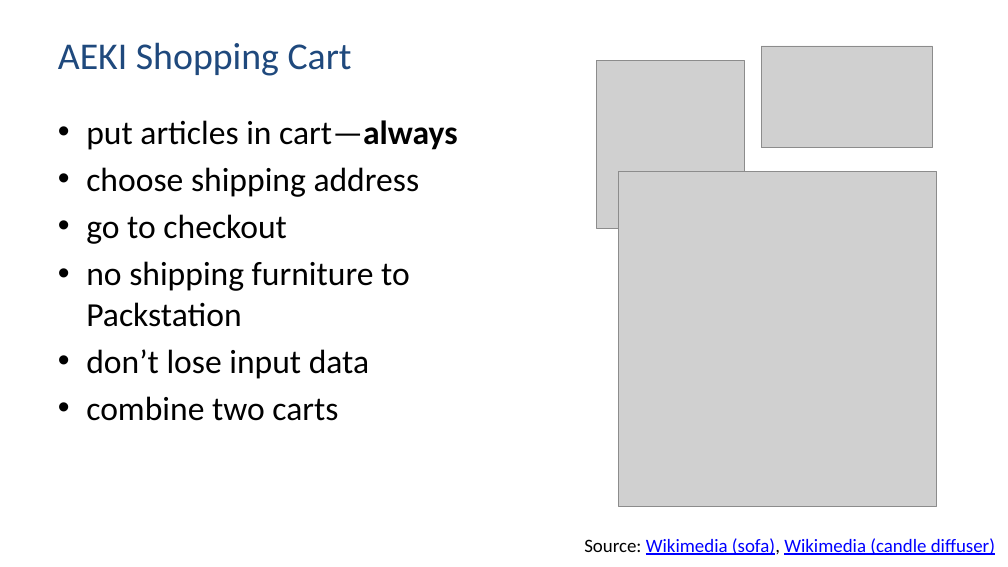
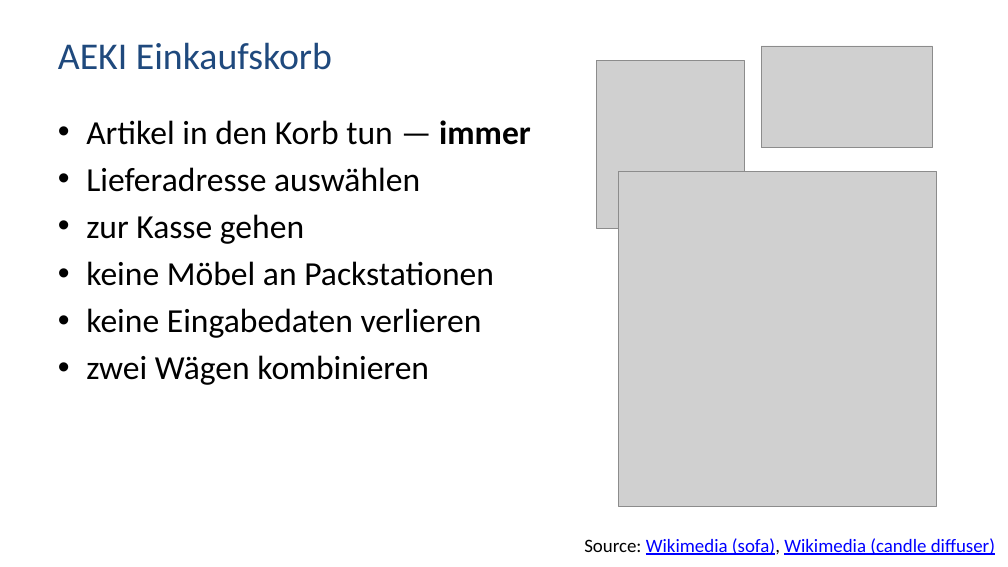
Before and after one commit to active-group/tutorialtag-2024-ddd-fp, a slide deck: slide 6 of ddd-fp.pptx (slide 5 before the commit). Drawn at 1008x567 pixels with LibreOffice and Linux fonts; fonts in the diff are those of the drawing; grey boxes stand for pictures. Boxes give left, top, right and bottom in pixels: in the first picture for what was removed or moved away, otherwise in the second. Text is boxed around its words. In the diff, an @@ line names an element or a change of style, - is before the commit and + after.

```diff
--- a/ddd-fp.pptx
+++ b/ddd-fp.pptx
@@ title at box(58, 42, 332, 70): text changed @@
-AEKI Shopping Cart
+AEKI Einkaufskorb
@@ text at box(86, 120, 531, 385): text changed @@
-• put articles in cart—always
-• choose shipping address
-• go to checkout
-• no shipping furniture to
-  Packstation
-• don’t lose input data
-• combine two carts
+• Artikel in den Korb tun — immer
+• Lieferadresse auswählen
+• zur Kasse gehen
+• keine Möbel an Packstationen
+• keine Eingabedaten verlieren
+• zwei Wägen kombinieren
```
Also in this commit, not shown: 8 other slides changed, 2 slides added, 1 slide removed.
